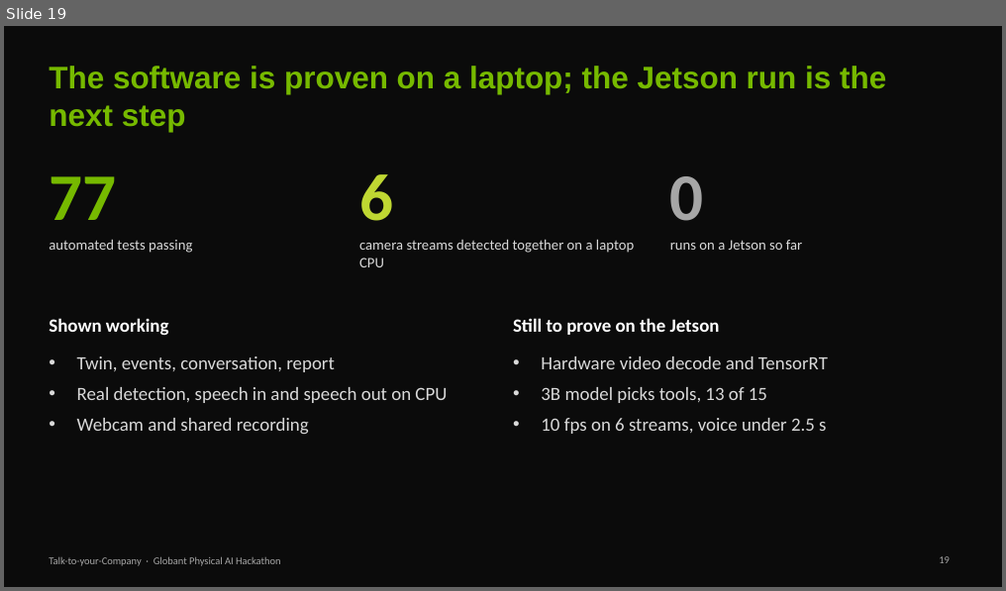
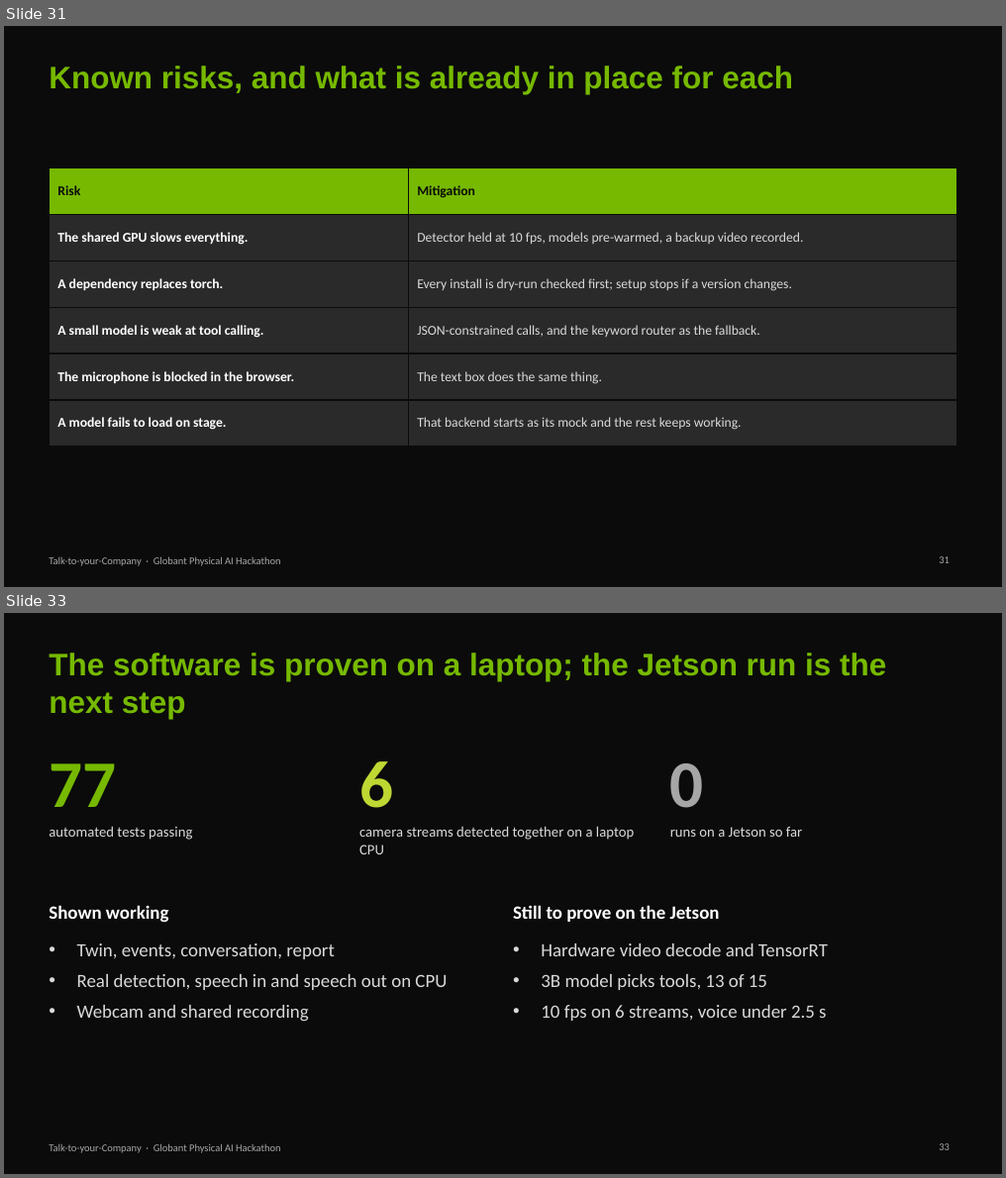
Before and after one commit to Yash-Kavaiya/talk-to-your-company, a slide deck: presentation/talk-to-your-company.pptx. Shown one above the other, each under a label of ours: slide 19 before the commit, slides 31 and 33 after it; the slides between them are not shown. The pictures are 1006x591 and 1006x1178 pixels, drawn with LibreOffice and Linux fonts; fonts in the diff are those of the drawing. Boxes give left, top, right and bottom in pixels: in the first picture for what was removed or moved away, otherwise in the second. Text is boxed around its words. In the diff, an @@ line names an element or a change of style, - is before the commit and + after.

```diff
--- a/presentation/talk-to-your-company.pptx
+++ b/presentation/talk-to-your-company.pptx
@@ slide 31 added at [4, 26, 1002, 587], background #0B0B0B; not listed: 1 template element that a slide beside it also shows @@
@@ title added at [49, 66, 793, 94], 30 pt, text #76B900, bold @@
+Known risks, and what is already in place for each
@@ table added at [49, 169, 957, 434], 6 rows, 2 columns @@
+Risk | Mitigation
+The shared GPU slows everything. | Detector held at 10 fps, models pre-warmed, a backup video recorded.
+A dependency replaces torch. | Every install is dry-run checked first; setup stops if a version changes.
+A small model is weak at tool calling. | JSON-constrained calls, and the keyword router as the fallback.
+The microphone is blocked in the browser. | The text box does the same thing.
+A model fails to load on stage. | That backend starts as its mock and the rest keeps working.
@@ page number added at [939, 557, 949, 564], 10 pt, text #A6A6A6 @@
+31
@@ what was slide 19 is now slide 33 @@
```
Also in this commit, not shown: 1 slide changed, 13 other slides added, 7 other files.
